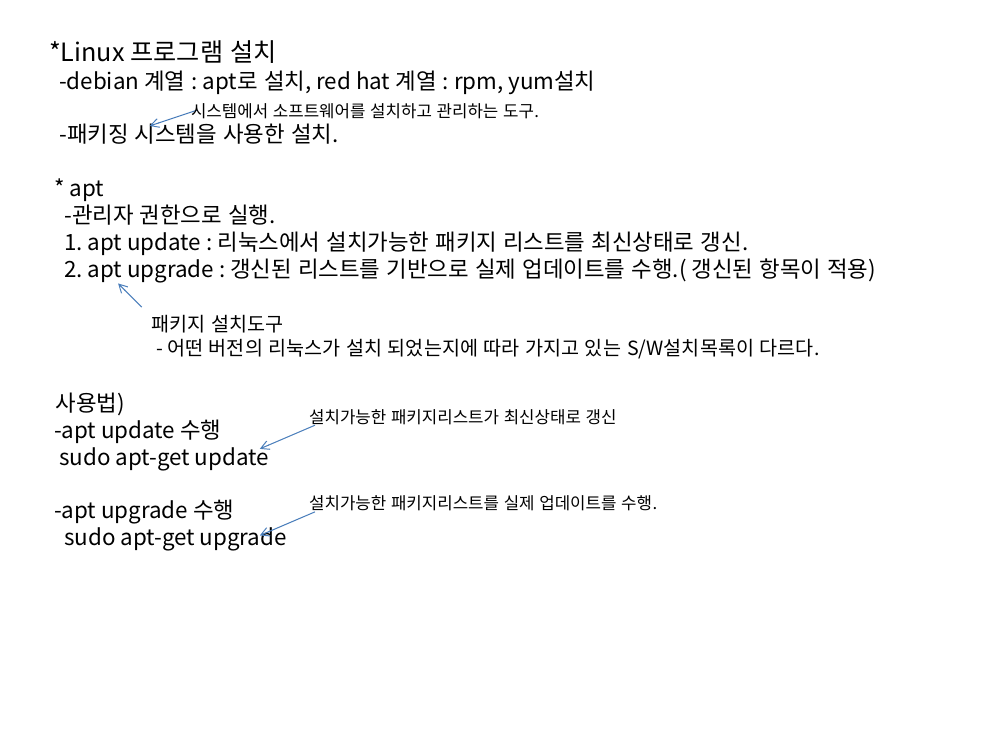
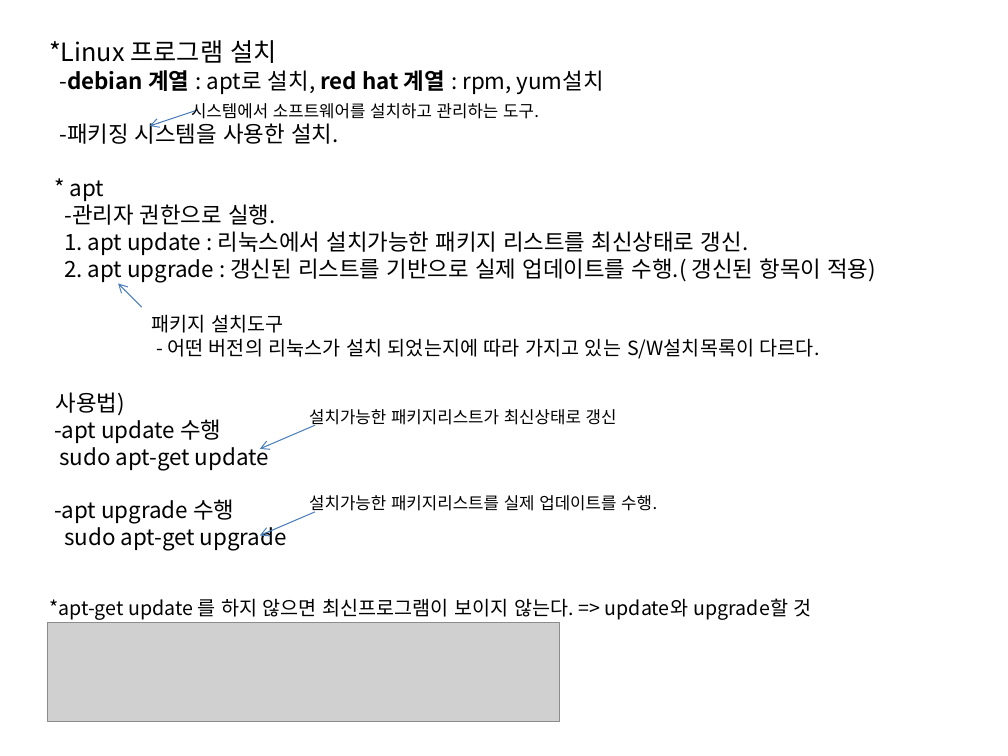
Before and after one commit to In0code/Programming_note, a slide deck: slide 1 of PPT/20231213_aws.pptx. Drawn at 1008x756 pixels with LibreOffice and Linux fonts; fonts in the diff are those of the drawing; grey boxes stand for pictures. Boxes give left, top, right and bottom in pixels: in the first picture for what was removed or moved away, otherwise in the second. Text is boxed around its words. In the diff, an @@ line names an element or a change of style, - is before the commit and + after.

```diff
--- a/PPT/20231213_aws.pptx
+++ b/PPT/20231213_aws.pptx
@@ text at <box>59,70,604,94</box>: bold on in "-debian 계열 red hat 계열" @@
@@ text added at <box>49,598,812,620</box>, 14 pt, text #000000 @@
+*apt-get update 를 하지 않으면 최신프로그램이 보이지 않는다. => update와 upgrade할 것
@@ picture added at <box>47,622,559,721</box> @@
```
Also in this commit, not shown: 5 other slides changed, 5 other files.
